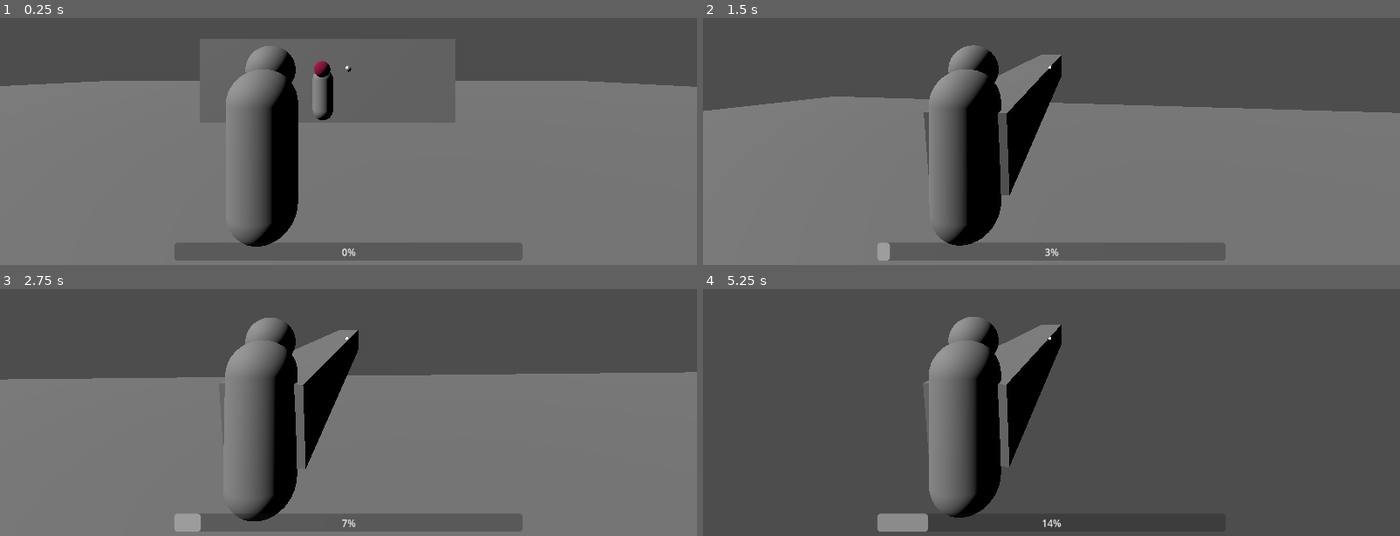
Above: before the commit, frames 1-4 (two rows, left to right).
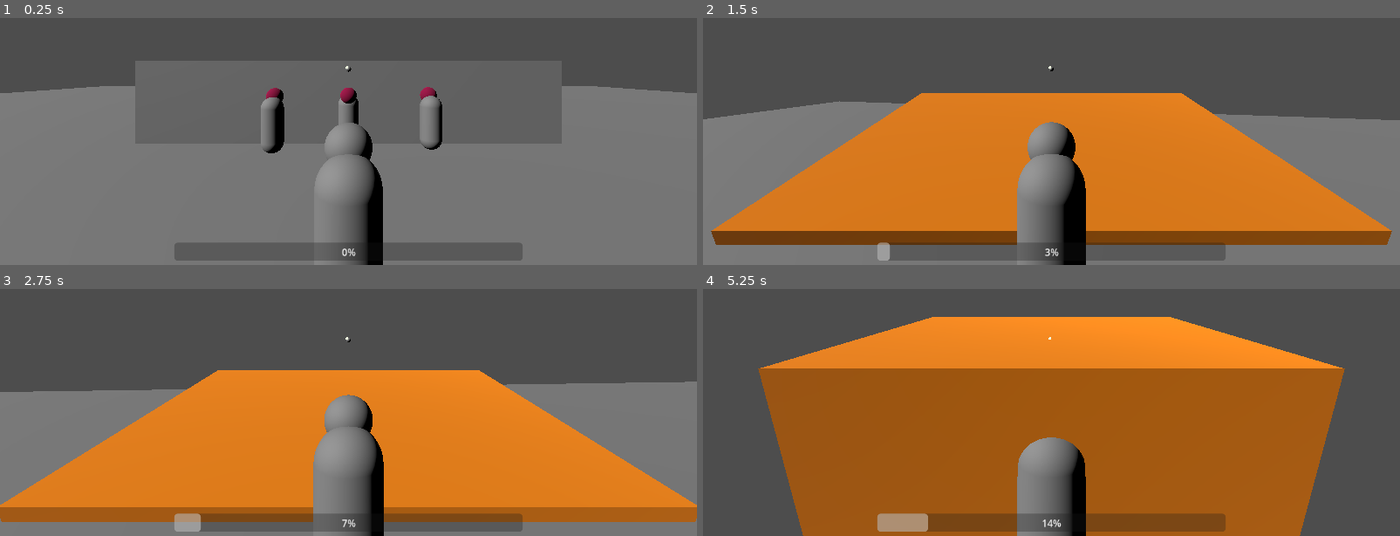
Above: after the commit, the same moments.

Repository: Smijj/3D-Hack-n-Slash
Game: Godot game, scene res://DSmyth/Scenes/Levels/main.tscn
Two runs of this game, one before a commit and one after it. Both use one fixed random seed, a clock stepped at 60 frames per second and the inputs below.
Inputs (mouse positions are in pixels of both pictures, inside the frame that each line leads up to):
- Up to frame 1 (0.25 s): no input
- Up to frame 2 (1.5 s): tap Enter at 0.5 s; move the mouse to (1086, 67) at 0.52 s; press the mouse at (1086, 67) at 0.53 s; hold W (MoveForward) from 0.53 s (still down); tap Space (Jump) at 0.77 s; tap P (TestEnemyAttack) at 0.8, 1.35 s; move the mouse to (1016, 69) at 1.27 s; release the mouse at (1016, 69) at 1.28 s
- Up to frame 3 (2.75 s): keep holding W (MoveForward); tap Space (Jump) at 1.52 s; click (313, 340) at 1.55 s; move the mouse to (362, 333) at 2.02 s; press the mouse at (362, 333) at 2.03 s; tap P (TestEnemyAttack) at 2.3 s
- Up to frame 4 (5.25 s): keep holding W (MoveForward); move the mouse to (1044, 345) at 2.77 s; release the mouse at (1044, 345) at 2.78 s; right-click (1044, 345) at 2.85 s; tap Space (Jump) at 3.02, 3.77, 4.52, 5 s; click (1044, 345) at 3.05 s; move the mouse to (1100, 345) at 3.52 s; hold Q (Empower0) 3.53-4.28 s; tap P (TestEnemyAttack) at 3.8 s; move the mouse to (995, 335) at 4.27 s; tap E (Empower1) at 4.35 s; click (995, 335) at 4.55 s; move the mouse to (1058, 340) at 5.02 s; hold P (TestEnemyAttack) from 5.03 s (still down)

The runs differ from the first frame. In frame 1, 9.8% of the frame differs, in the area x 0-100%, y 8-100%; in frame 2, 45%; in frame 3, 47%; in frame 4, 64%, in the area x 7-93%, y 11-100%.

Commit message:
Setup the shape of the players attacks to change depending on the type and did the preliminary work to increase the range of the attacks with a multiplier as well. + made sure any hitboxes in the Enemy prefab had the 'Make Local' thing ticked so that they were instanced properly

Diff:
--- a/GD.3D Hack n Slash/DSmyth/Scenes/CharacterScenes/enemy.tscn
+++ b/GD.3D Hack n Slash/DSmyth/Scenes/CharacterScenes/enemy.tscn
@@ -4,7 +4,8 @@
 [ext_resource type="PackedScene" uid="uid://dwsod8kkdjg8p" path="res://DSmyth/Scenes/CharacterScenes/attack_component.tscn" id="2_r8eay"]
 [ext_resource type="PackedScene" uid="uid://dqvvkdcwxsjkb" path="res://DSmyth/Scenes/CharacterScenes/damageable_component.tscn" id="3_hypej"]
 
-[sub_resource type="CapsuleShape3D" id="CapsuleShape3D_6r1ab"]
+[sub_resource type="CapsuleShape3D" id="CapsuleShape3D_630wb"]
+resource_local_to_scene = true
 radius = 0.4
 
 [sub_resource type="CapsuleMesh" id="CapsuleMesh_5pklf"]
@@ -16,9 +17,11 @@
 albedo_color = Color(0.615686, 0, 0.270588, 1)
 
 [sub_resource type="BoxShape3D" id="BoxShape3D_3nsnx"]
+resource_local_to_scene = true
 size = Vector3(1.66504, 2.2691, 3.00732)
 
-[sub_resource type="CapsuleShape3D" id="CapsuleShape3D_sta15"]
+[sub_resource type="CapsuleShape3D" id="CapsuleShape3D_530qt"]
+resource_local_to_scene = true
 radius = 0.4
 
 [node name="Enemy" type="CharacterBody3D" node_paths=PackedStringArray("AttackComp", "DamageableComps")]
@@ -28,7 +31,7 @@
 
 [node name="MovementCollider" type="CollisionShape3D" parent="."]
 transform = Transform3D(1, 0, 0, 0, 1, 0, 0, 0, 1, 0, 1, 0)
-shape = SubResource("CapsuleShape3D_6r1ab")
+shape = SubResource("CapsuleShape3D_630wb")
 
 [node name="Mesh" type="MeshInstance3D" parent="."]
 transform = Transform3D(1, 0, 0, 0, 1, 0, 0, 0, 1, 0, 1, 0)
@@ -50,4 +53,4 @@
 transform = Transform3D(1, 0, 0, 0, 1, 0, 0, 0, 1, 0, 1, 0)
 
 [node name="CollisionShape3D" type="CollisionShape3D" parent="DamageableComponent"]
-shape = SubResource("CapsuleShape3D_sta15")
+shape = SubResource("CapsuleShape3D_530qt")
--- a/GD.3D Hack n Slash/DSmyth/Scenes/CharacterScenes/player.tscn
+++ b/GD.3D Hack n Slash/DSmyth/Scenes/CharacterScenes/player.tscn
@@ -50,7 +50,7 @@
 mesh = SubResource("SphereMesh_uwies")
 
 [node name="CameraOrigin" type="Node3D" parent="."]
-transform = Transform3D(1, 0, 0, 0, 1, 0, 0, 0, 1, 1, 2, 0)
+transform = Transform3D(1, 0, 0, 0, 1, 0, 0, 0, 1, 0, 3, 0)
 
 [node name="SpringArm3D" type="SpringArm3D" parent="CameraOrigin"]
 spring_length = 3.0
--- a/GD.3D Hack n Slash/DSmyth/Scenes/Levels/main.tscn
+++ b/GD.3D Hack n Slash/DSmyth/Scenes/Levels/main.tscn
@@ -8,7 +8,7 @@
 [sub_resource type="WorldBoundaryShape3D" id="WorldBoundaryShape3D_ru02t"]
 
 [sub_resource type="BoxShape3D" id="BoxShape3D_m5yle"]
-size = Vector3(12, 4, 1)
+size = Vector3(20, 4, 1)
 
 [node name="Main" type="Node"]
 
@@ -32,7 +32,7 @@
 transform = Transform3D(1, 0, 0, 0, 1, 0, 0, 0, 1, 0, 1.39707, -9.47873)
 
 [node name="MeshInstance3D" type="MeshInstance3D" parent="Wall"]
-transform = Transform3D(12, 0, 0, 0, 4, 0, 0, 0, 1, 0, 0, 0)
+transform = Transform3D(20, 0, 0, 0, 4, 0, 0, 0, 1, 0, 0, 0)
 mesh = SubResource("BoxMesh_21eyp")
 
 [node name="CollisionShape3D" type="CollisionShape3D" parent="Wall"]
@@ -40,3 +40,9 @@
 
 [node name="DirectionalLight3D" type="DirectionalLight3D" parent="."]
 transform = Transform3D(0.515337, 0.527213, -0.675628, 0, 0.788376, 0.615194, 0.856987, -0.317032, 0.40628, -10.0455, 4.53041, 6.42948)
+
+[node name="Enemy2" parent="." instance=ExtResource("3_oshgg")]
+transform = Transform3D(1, 0, 0, 0, 1, 0, 0, 0, 1, -2.72205, 0, -6.1411)
+
+[node name="Enemy3" parent="." instance=ExtResource("3_oshgg")]
+transform = Transform3D(1, 0, 0, 0, 1, 0, 0, 0, 1, 3.08113, 4.76837e-07, -6.55127)
--- a/GD.3D Hack n Slash/DSmyth/Scripts/CharacterModule/AttackComponent.gd
+++ b/GD.3D Hack n Slash/DSmyth/Scripts/CharacterModule/AttackComponent.gd
@@ -60,7 +60,7 @@
 #endregion
 
 ### Turns on the AttackComponent's hitbox briefly
-func Attack(attackOwner:Node, attackType:CONSTS.AttackType = CONSTS.AttackType.BASIC, attackTargetPos:Vector3 = -transform.basis.z):
+func Attack(attackOwner:Node, attackType:CONSTS.AttackType = CONSTS.AttackType.BASIC, attackTargetPos:Vector3 = -transform.basis.z, attackRangeMultiplier:float = 1):
 	if !attackOwner or !_Collider: return
 	print(attackOwner.name + " attacked")	# Debug
 
@@ -71,38 +71,38 @@
 	# Make the Attack Comp look at the AttackTargetPos so that any hitboxes are aimed towards the target pos
 	look_at(attackTargetPos)
 
-
-	## Raycasts
-	var rayExclusions:Array[RID]
-	if attackOwner is PhysicsBody3D:
-		rayExclusions.append(attackOwner.get_rid())		# Exclude the attack owner's physics body from being detected by the raycast
-
-	# Shoot ray from _Collider pos to wherever the Camera was looking. this is to have the attacks feel like they are coming from the player char not the camera.
-	var space:PhysicsDirectSpaceState3D = get_world_3d().direct_space_state
-	#var query:PhysicsRayQueryParameters3D = PhysicsRayQueryParameters3D.create(global_position, attackTargetPos, _RaycastCollisionMask, rayExclusions)
-	var query:PhysicsRayQueryParameters3D = PhysicsRayQueryParameters3D.create(global_position, attackTargetPos)
-	query.exclude = rayExclusions
-	var collision:Dictionary = space.intersect_ray(query)
-
-	print("Exclusions: "+str(query.exclude))
-	print("Collision: "+str(collision))
-
+	## Raycasts (Old)
+	#var rayExclusions:Array[RID]
+	#if attackOwner is PhysicsBody3D:
+		#rayExclusions.append(attackOwner.get_rid())		# Exclude the attack owner's physics body from being detected by the raycast
+	#
+	## Shoot ray from _Collider pos to wherever the Camera was looking. this is to have the attacks feel like they are coming from the player char not the camera.
+	#var space:PhysicsDirectSpaceState3D = get_world_3d().direct_space_state
+	##var query:PhysicsRayQueryParameters3D = PhysicsRayQueryParameters3D.create(global_position, attackTargetPos, _RaycastCollisionMask, rayExclusions)
+	#var query:PhysicsRayQueryParameters3D = PhysicsRayQueryParameters3D.create(global_position, attackTargetPos)
+	#query.exclude = rayExclusions
+	#var collision:Dictionary = space.intersect_ray(query)
+	#
+	#print("Exclusions: "+str(query.exclude))
+	#print("Collision: "+str(collision))
+	#
 	#if collision:
 		#print("Attack Raycast Hit Something lol")
 		#print(collision)
 
-
 	## Colliders
-	var attackShapeSize = Vector3(1,1,global_position.distance_to(attackTargetPos))
 	var attackShape:BoxShape3D = BoxShape3D.new()
-	attackShape.size = attackShapeSize
+	attackShape.size = CONSTS.GetAttackShape(attackType, attackRangeMultiplier)
 	_Collider.shape = attackShape
-	_Collider.position.z = -attackShapeSize.z/2
+	_Collider.position.z = -attackShape.size.z/2
 
 	# Debug mesh to visualize collisions
 	var mesh:BoxMesh = BoxMesh.new()
-	mesh.size = attackShapeSize
+	mesh.size = attackShape.size
 	_DebugMeshInstance.mesh = mesh
+	var mat:StandardMaterial3D = StandardMaterial3D.new()
+	mat.albedo_color = Color.DARK_ORANGE
+	_DebugMeshInstance.material_override = mat
 
 	# Turn collider off -> on -> off to make sure any collisions that are already inside the collider get detected
 	if _ResetAttackTween: _ResetAttackTween.kill()		# Kill any ResetAttack tween that was already playing
--- a/GD.3D Hack n Slash/DSmyth/Scripts/DataModule/AttackData.gd
+++ b/GD.3D Hack n Slash/DSmyth/Scripts/DataModule/AttackData.gd
@@ -23,45 +23,8 @@
 	#DefenceType = defenceType
 
 func CalculatePostMidigationDamage(weightType:CONSTS.WeightType) -> float:
-	return BaseDamage * CalculateDamageModifer(AttackType, weightType, DefenceType)
+	return BaseDamage * CONSTS.CalculateDamageModifer(AttackType, weightType, DefenceType)
 
-	#if weightType == CONSTS.WeightType.LIGHT:
-		#if DefenceType == CONSTS.DefenceType.SOFT:
-			#match AttackType:
-				#CONSTS.AttackType.BASIC:
-					#postMidDamage *= 1
-				#CONSTS.AttackType.PIERCING:
-					#postMidDamage *= 2
-				#CONSTS.AttackType.BLUNT:
-					#postMidDamage *= 1
-		#elif DefenceType == CONSTS.DefenceType.HARD:
-			#match AttackType:
-				#CONSTS.AttackType.BASIC:
-					#postMidDamage *= 0.5
-				#CONSTS.AttackType.PIERCING:
-					#postMidDamage *= 0
-				#CONSTS.AttackType.BLUNT:
-					#postMidDamage *= 0
-	#elif weightType == CONSTS.WeightType.HEAVY:
-		#if DefenceType == CONSTS.DefenceType.SOFT:
-			#match AttackType:
-				#CONSTS.AttackType.BASIC:
-					#postMidDamage *= 0.5
-				#CONSTS.AttackType.PIERCING:
-					#postMidDamage *= 3
-				#CONSTS.AttackType.BLUNT:
-					#postMidDamage *= 1
-		#elif DefenceType == CONSTS.DefenceType.HARD:
-			#match AttackType:
-				#CONSTS.AttackType.BASIC:
-					#postMidDamage *= 0
-				#CONSTS.AttackType.PIERCING:
-					#postMidDamage *= 0
-				#CONSTS.AttackType.BLUNT:
-					#postMidDamage *= 2
-
-func CalculateDamageModifer(attackType:CONSTS.AttackType = 0, weightType:CONSTS.WeightType = 0, defenceType:CONSTS.DefenceType = 0) -> float:
-	return CONSTS.DamageMultiplierTable[attackType][weightType][defenceType]
 
 func Debug():
 	print("ATTACKDATA:
--- a/GD.3D Hack n Slash/DSmyth/Scripts/DataModule/Constants.gd
+++ b/GD.3D Hack n Slash/DSmyth/Scripts/DataModule/Constants.gd
@@ -16,7 +16,21 @@
 	HARD
 }
 
-static var DamageMultiplierTable:Dictionary = {
+static func GetAttackShape(attackType:AttackType, rangeMultiplier:float) -> Vector3:
+	var attackShape:Vector3 = _AttackShape[attackType]
+	attackShape.z *= rangeMultiplier
+	return attackShape
+
+static var _AttackShape:Dictionary = {
+	CONSTS.AttackType.BASIC : Vector3(8, 0.2, 5),
+	CONSTS.AttackType.PIERCING : Vector3(1, 1, 7),
+	CONSTS.AttackType.BLUNT : Vector3(6, 3.5, 4),
+}
+
+static func CalculateDamageModifer(attackType:CONSTS.AttackType = 0, weightType:CONSTS.WeightType = 0, defenceType:CONSTS.DefenceType = 0) -> float:
+	return _DamageMultiplierTable[attackType][weightType][defenceType]
+
+static var _DamageMultiplierTable:Dictionary = {
 	CONSTS.AttackType.BASIC : {
 		CONSTS.WeightType.LIGHT : {
 			CONSTS.DefenceType.SOFT : 1,
@@ -48,6 +62,3 @@
 		}
 	},
 }
-
-#static func CalculateDamageModifer(attackType:CONSTS.AttackType = 0, weightType:CONSTS.WeightType = 0, defenceType:CONSTS.DefenceType = 0) -> float:
-	#return _DamageMultiplierTable[attackType][weightType][defenceType]
